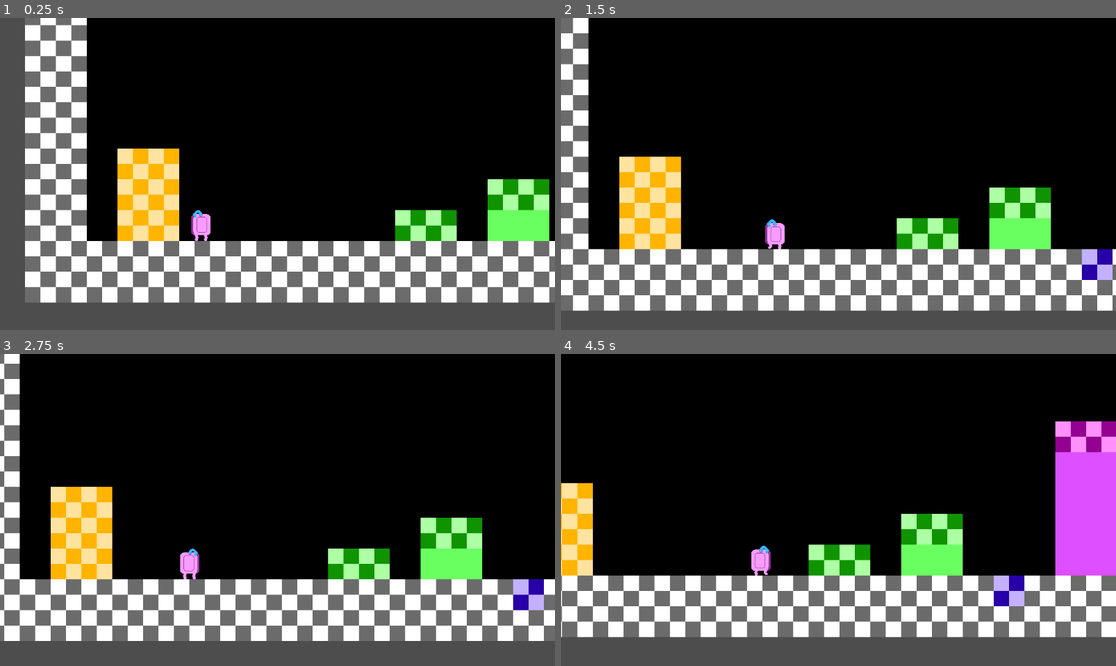
Above: before the commit, frames 1-4 (two rows, left to right).
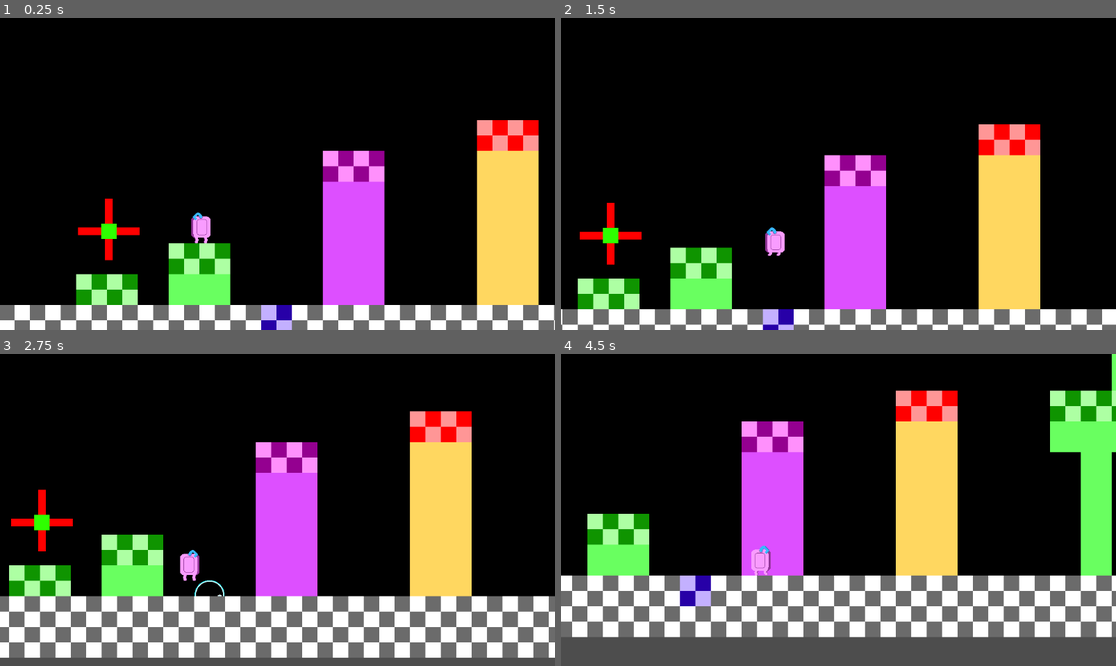
Above: after the commit, the same moments.

Repository: tunachip/Behind_Bars_GGJ_2025
Game: Godot game, scene res://scenes/temp/test jumps.tscn
The game is run twice, just before and just after one commit, with the same random seed, the same clock (stepped at 60 frames per second) and the same inputs.
Inputs:
- Up to frame 1 (0.25 s): no input
- Up to frame 2 (1.5 s): hold D (right) from 0.53 s (still down); tap J (dash) at 0.6 s; tap Space (jump) at 0.77 s; tap Shift (run) at 1.35 s
- Up to frame 3 (2.75 s): tap Space (jump) at 1.52 s; release D (right) at 2.03 s; hold A (left) from 2.03 s (still down); tap J (dash) at 2.1 s
- Up to frame 4 (4.5 s): release A (left) at 2.78 s; hold D (right) 2.78-4.28 s; tap Shift (run) at 2.85, 4.35 s; tap Space (jump) at 3.02, 3.77 s; tap J (dash) at 3.6 s; hold A (left) from 4.28 s (still down)

The runs differ from the first frame. In frame 1, 53% of the frame differs, in the area x 0-100%, y 0-100%; in frame 2, 43%; in frame 3, 37%; in frame 4, 32%.

Commit message:
630 est tuna

Diff:
--- a/scenes/characters/player.tscn
+++ b/scenes/characters/player.tscn
@@ -201,6 +201,8 @@
 [node name="player" type="CharacterBody2D" node_paths=PackedStringArray("PlayerSprite", "PlayerCollider")]
 z_index = 5
 position = Vector2(64, -65)
+collision_layer = 3
+collision_mask = 3
 script = ExtResource("1_p2077")
 PlayerSprite = NodePath("AnimatedSprite2D")
 PlayerCollider = NodePath("CollisionShape2D")
--- /dev/null
+++ b/scenes/objects/shower_knob.tscn
@@ -0,0 +1,79 @@
+[gd_scene load_steps=8 format=3 uid="uid://57jb7xweuqgu"]
+
+[ext_resource type="Script" path="res://scripts/knob.gd" id="1_m7gcq"]
+[ext_resource type="Texture2D" uid="uid://dq2olh6dfc4kt" path="res://temp_assets/temp_sprites/knob.png" id="2_2idhh"]
+
+[sub_resource type="CircleShape2D" id="CircleShape2D_fv3rr"]
+radius = 9.0
+
+[sub_resource type="RectangleShape2D" id="RectangleShape2D_5l7uj"]
+size = Vector2(8, 27)
+
+[sub_resource type="RectangleShape2D" id="RectangleShape2D_oo4ye"]
+size = Vector2(25, 8)
+
+[sub_resource type="RectangleShape2D" id="RectangleShape2D_3pq2o"]
+size = Vector2(8, 23)
+
+[sub_resource type="RectangleShape2D" id="RectangleShape2D_6wv6q"]
+size = Vector2(25, 8)
+
+[node name="ShowerKnob" type="Node2D"]
+z_index = 5
+scale = Vector2(2, 2)
+script = ExtResource("1_m7gcq")
+
+[node name="KnobSprite" type="Sprite2D" parent="."]
+texture = ExtResource("2_2idhh")
+
+[node name="CentralScrew" type="StaticBody2D" parent="."]
+collision_layer = 3
+collision_mask = 3
+
+[node name="CollisionShape2D" type="CollisionShape2D" parent="CentralScrew"]
+position = Vector2(0, 2)
+shape = SubResource("CircleShape2D_fv3rr")
+
+[node name="TopHandle" type="Area2D" parent="."]
+collision_layer = 3
+collision_mask = 3
+
+[node name="CollisionShape2D" type="CollisionShape2D" parent="TopHandle"]
+position = Vector2(0, -18.5)
+shape = SubResource("RectangleShape2D_5l7uj")
+
+[node name="RightHandle" type="Area2D" parent="."]
+collision_layer = 3
+collision_mask = 3
+
+[node name="CollisionShape2D" type="CollisionShape2D" parent="RightHandle"]
+position = Vector2(19.5, 2)
+shape = SubResource("RectangleShape2D_oo4ye")
+
+[node name="BottomHandle" type="Area2D" parent="."]
+collision_layer = 3
+collision_mask = 3
+
+[node name="CollisionShape2D" type="CollisionShape2D" parent="BottomHandle"]
+position = Vector2(0, 20.5)
+shape = SubResource("RectangleShape2D_3pq2o")
+
+[node name="LeftHandle" type="Area2D" parent="."]
+collision_layer = 3
+collision_mask = 3
+
+[node name="CollisionShape2D" type="CollisionShape2D" parent="LeftHandle"]
+position = Vector2(-19.5, 2)
+shape = SubResource("RectangleShape2D_6wv6q")
+
+[node name="Timer" type="Timer" parent="."]
+
+[connection signal="area_entered" from="TopHandle" to="." method="_on_top_handle_area_entered"]
+[connection signal="area_exited" from="TopHandle" to="." method="_on_top_handle_area_exited"]
+[connection signal="area_entered" from="RightHandle" to="." method="_on_right_handle_area_entered"]
+[connection signal="area_exited" from="RightHandle" to="." method="_on_right_handle_area_exited"]
+[connection signal="area_entered" from="BottomHandle" to="." method="_on_bottom_handle_area_entered"]
+[connection signal="area_exited" from="BottomHandle" to="." method="_on_bottom_handle_area_exited"]
+[connection signal="area_entered" from="LeftHandle" to="." method="_on_left_handle_area_entered"]
+[connection signal="area_exited" from="LeftHandle" to="." method="_on_left_handle_area_exited"]
+[connection signal="timeout" from="Timer" to="." method="_on_timer_timeout"]
--- a/scenes/temp/test jumps.tscn
+++ b/scenes/temp/test jumps.tscn
@@ -1,9 +1,10 @@
-[gd_scene load_steps=8 format=4 uid="uid://waqp2cmuvfup"]
+[gd_scene load_steps=9 format=4 uid="uid://waqp2cmuvfup"]
 
 [ext_resource type="Texture2D" uid="uid://1qdi6dv7xns" path="res://temp_assets/temp_sprites/New Piskel.png" id="1_uonig"]
 [ext_resource type="Texture2D" uid="uid://chjy5bxcptwaq" path="res://temp_assets/temp_sprites/tiles.png" id="2_0oy6m"]
 [ext_resource type="PackedScene" uid="uid://cx6knx7s36ka4" path="res://scenes/characters/player.tscn" id="3_lphdg"]
 [ext_resource type="PackedScene" uid="uid://dr8fg3dp2c4ge" path="res://scenes/objects/bubble.tscn" id="4_jsufh"]
+[ext_resource type="PackedScene" uid="uid://57jb7xweuqgu" path="res://scenes/objects/shower_knob.tscn" id="5_mofmw"]
 
 [sub_resource type="TileSetAtlasSource" id="TileSetAtlasSource_nc40c"]
 texture = ExtResource("1_uonig")
@@ -197,8 +198,11 @@
 tile_map_data = PackedByteArray("AAAAAA0AAwABAAIAAAABAA0AAwABAAIAAAACAA0AAwABAAIAAAADAA0AAwABAAIAAAAEAA0AAwABAAIAAAAFAA …(4736 unchanged characters)…
 tile_set = SubResource("TileSet_520im")
 
+[node name="PuddleBubble" parent="." instance=ExtResource("4_jsufh")]
+position = Vector2(1120, -36)
+
 [node name="player" parent="." instance=ExtResource("3_lphdg")]
-position = Vector2(300, -116)
-
-[node name="AscendingObject" parent="." instance=ExtResource("4_jsufh")]
-position = Vector2(1120, -36)
+position = Vector2(962, -252)
+
+[node name="ShowerKnob" parent="." instance=ExtResource("5_mofmw")]
+position = Vector2(772, -225)
--- /dev/null
+++ b/scripts/knob.gd
@@ -0,0 +1,79 @@
+extends Node2D
+
+# Variables for rotation and player tracking
+var rotating = false
+var player_on_handle = null
+var rotation_speed = 0.0
+
+# Timer duration (adjust as needed)
+@export var rotation_stop_delay = 1.0
+
+# Called when a player enters a handle
+func _on_handle_body_entered(body: Area2D) -> void:
+	if body.name == "player":  # Ensure we're working with the correct player node
+		player_on_handle = body
+		print("entered")
+		calculate_rotation_speed(body.global_position)
+		rotating = true
+		$Timer.stop()  # Stop any active timer if the player enters again
+
+# Called when a player exits a handle
+func _on_handle_body_exited(body: Area2D) -> void:
+	if body.name == "player":
+		print("exited")
+		player_on_handle = null
+		rotating = false
+		$Timer.start(rotation_stop_delay)  # Start the timer to stop rotation
+
+# Calculate rotation speed based on player distance from the center
+func calculate_rotation_speed(player_position: Vector2) -> void:
+	var center_position = $CentralScrew.global_position
+	var distance = player_position.distance_to(center_position)
+
+	# Scale rotation speed based on distance, normalize to avoid extreme speeds
+	rotation_speed = clamp(distance / 100.0, 0.1, 3.0)
+
+# Rotate the knob when the player is on a handle
+func _process(delta: float) -> void:
+	if rotating and player_on_handle:
+		self.rotation += rotation_speed * delta  # Rotate the knob
+
+# Stop rotation when the timer times out
+func _on_Timer_timeout() -> void:
+	rotating = false
+
+# Handle right handle signals
+func _on_right_handle_area_entered(area: Area2D) -> void:
+	if area.name == "player":
+		_on_handle_body_entered(area)
+
+func _on_right_handle_area_exited(area: Area2D) -> void:
+	if area.name == "player":
+		_on_handle_body_exited(area)
+
+# Handle top handle signals
+func _on_top_handle_area_entered(area: Area2D) -> void:
+	if area.name == "player":
+		_on_handle_body_entered(area)
+
+func _on_top_handle_area_exited(area: Area2D) -> void:
+	if area.name == "player":
+		_on_handle_body_exited(area)
+
+# Handle left handle signals
+func _on_left_handle_area_entered(area: Area2D) -> void:
+	if area.name == "player":
+		_on_handle_body_entered(area)
+
+func _on_left_handle_area_exited(area: Area2D) -> void:
+	if area.name == "player":
+		_on_handle_body_exited(area)
+
+# Handle bottom handle signals
+func _on_bottom_handle_area_entered(area: Area2D) -> void:
+	if area.name == "player":
+		_on_handle_body_entered(area)
+
+func _on_bottom_handle_area_exited(area: Area2D) -> void:
+	if area.name == "player":
+		_on_handle_body_exited(area)
Binary file added: temp_assets/temp_sprites/knob.png
Not shown, added: temp_assets/temp_sprites/knob.png.import
